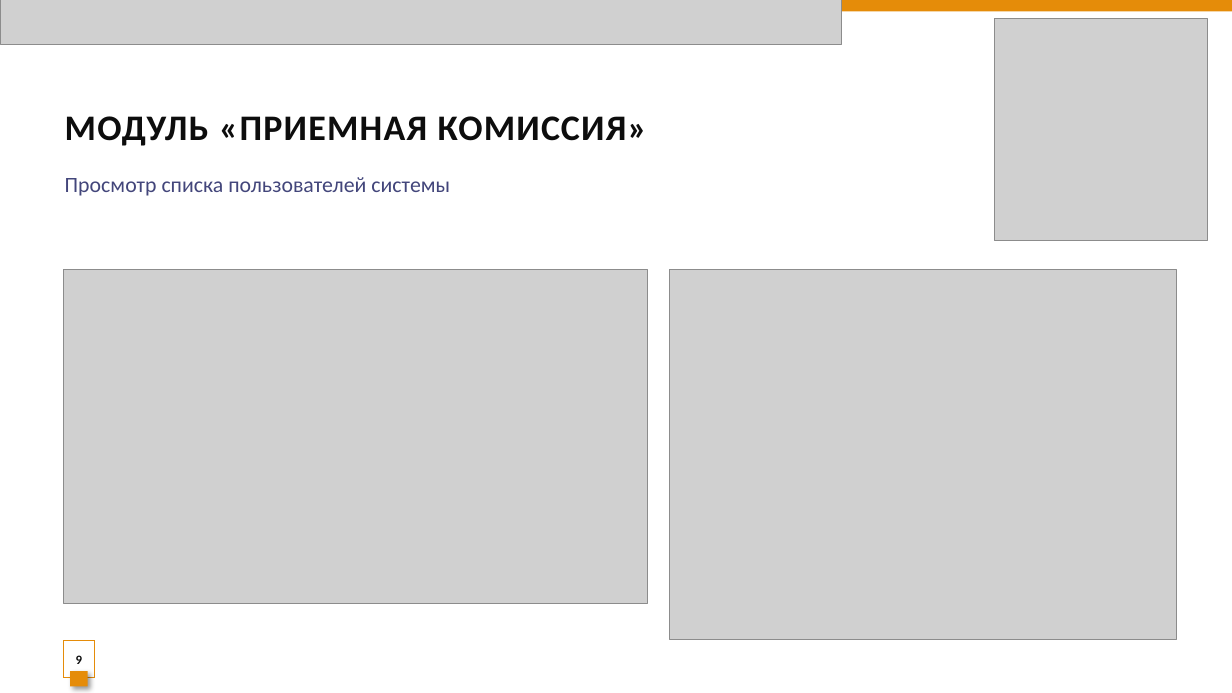
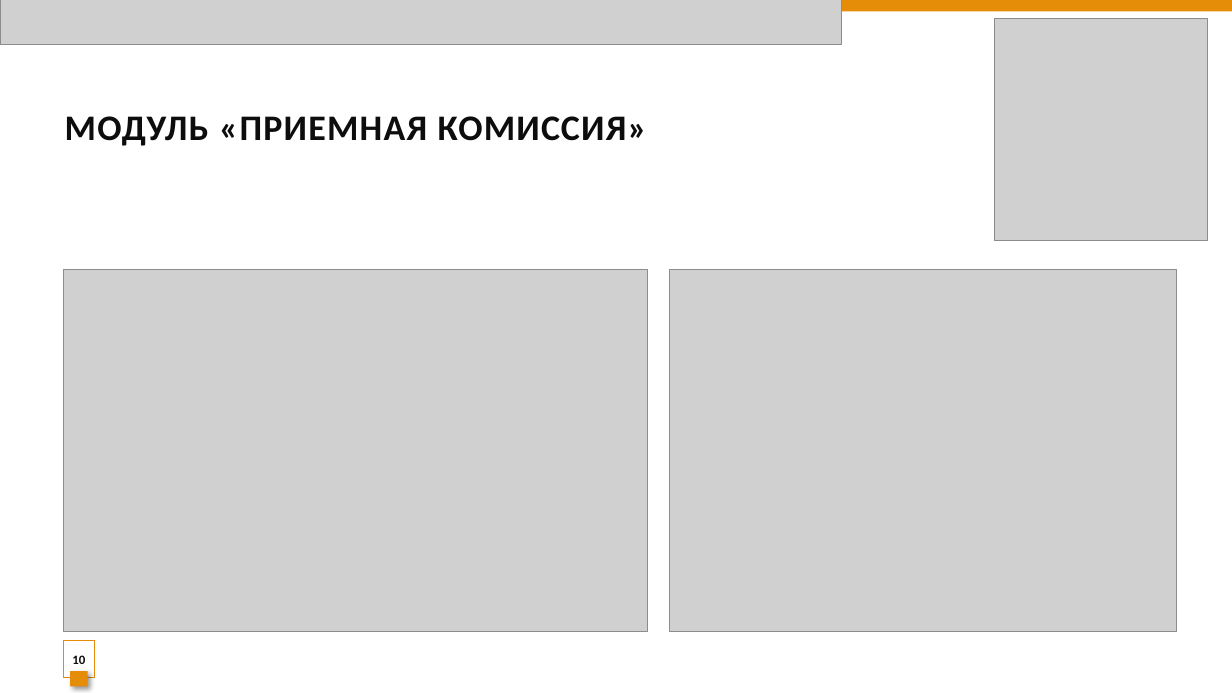
Before and after one commit to Alex2021cyberhuman/technical-school-automation-system, a slide deck: slide 10 of 10_Cистема_Техникум.pptx (slide 9 before the commit). Drawn at 1232x693 pixels with LibreOffice and Linux fonts; fonts in the diff are those of the drawing; grey boxes stand for pictures. Boxes give left, top, right and bottom in pixels: in the first picture for what was removed or moved away, otherwise in the second. Text is boxed around its words. In the diff, an @@ line names an element or a change of style, - is before the commit and + after.

```diff
--- a/10_Cистема_Техникум.pptx
+++ b/10_Cистема_Техникум.pptx
@@ text removed at [65,177,450,196] @@
-Просмотр списка пользователей системы
@@ picture: place and size @@
-picture at [64,270,648,604]
+picture at [64,270,648,632]
@@ picture: place and size @@
-picture at [670,270,1177,640]
+picture at [670,270,1177,632]
@@ page number at [72,655,85,664]: text changed @@
-9
+10
```
Also in this commit, not shown: 5 other slides changed, 1 slide removed, 1 other file.
